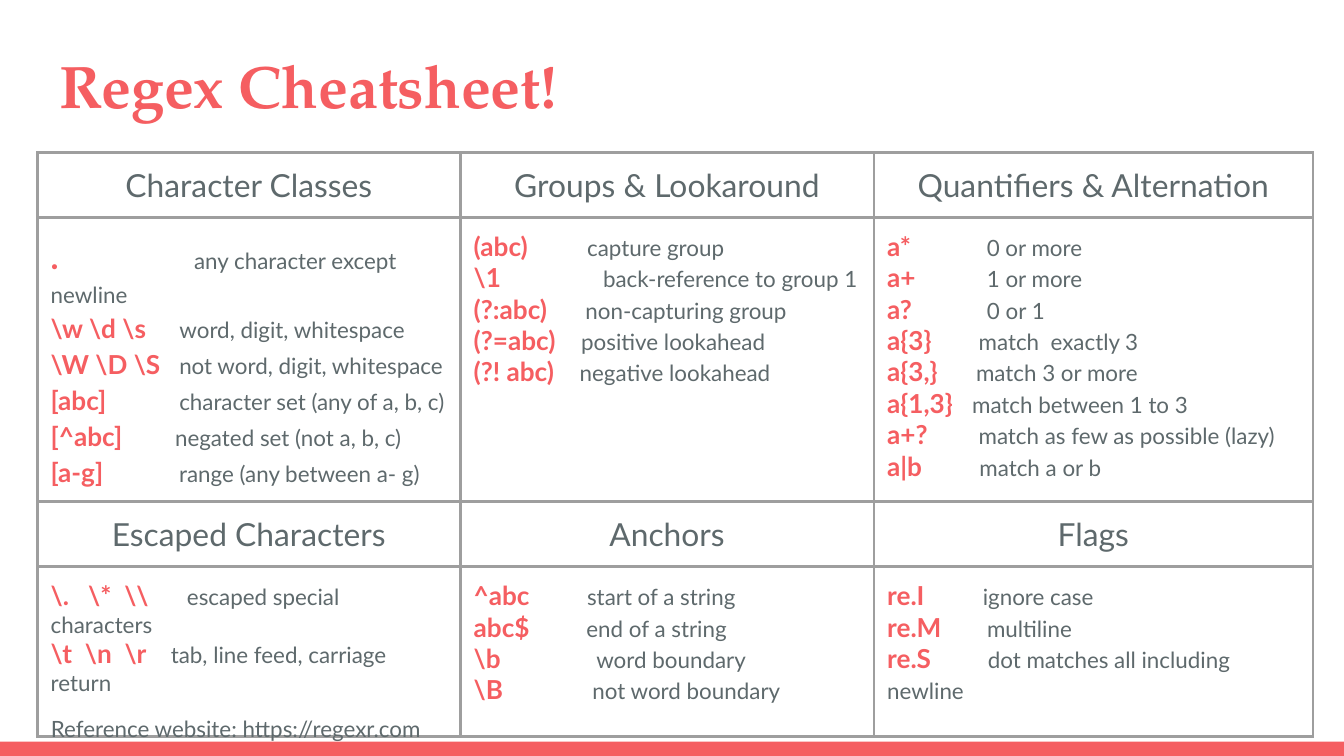
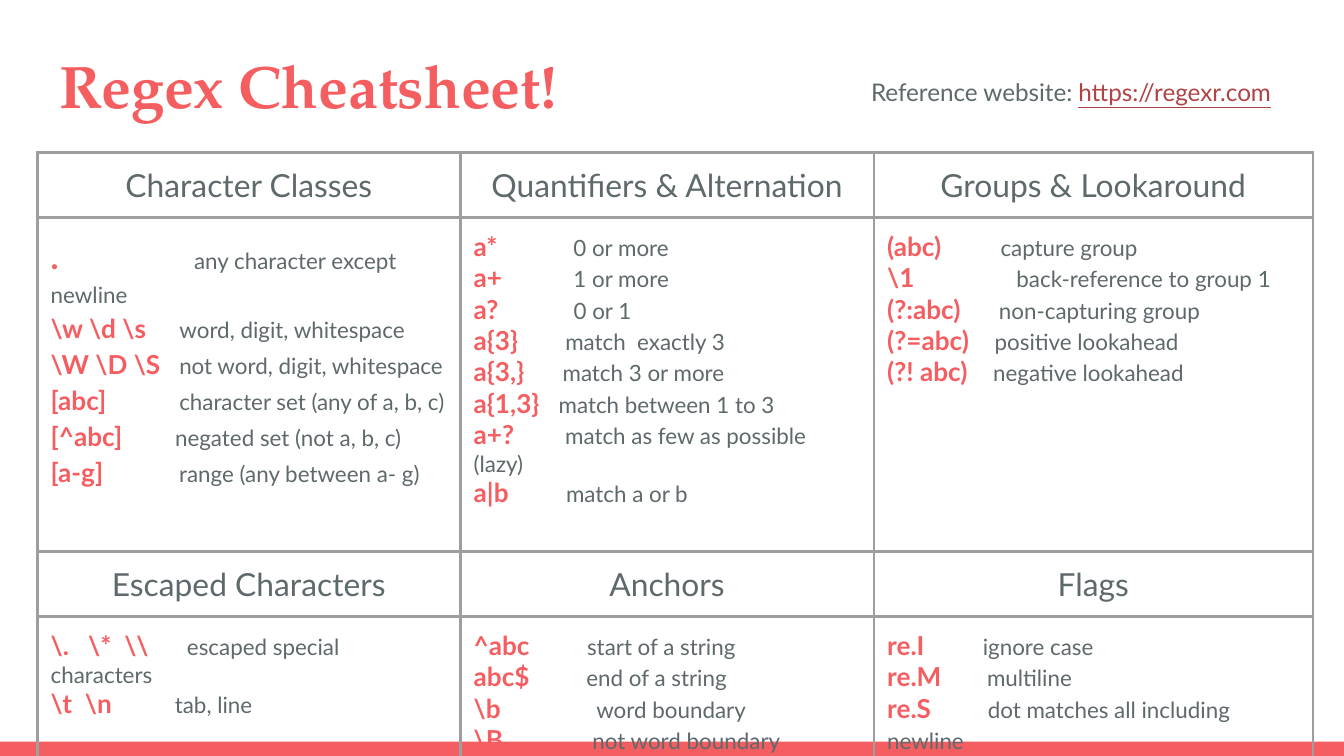
Before and after one commit to cityu-hall2/Workshop2-Spider-on-Python, a slide deck: slide 23 of Build Spider on Cloud.pptx (slide 22 before the commit). Drawn at 1344x756 pixels with LibreOffice and Linux fonts; fonts in the diff are those of the drawing. Boxes give left, top, right and bottom in pixels: in the first picture for what was removed or moved away, otherwise in the second. Text is boxed around its words. In the diff, an @@ line names an element or a change of style, - is before the commit and + after.

Commit message:
update ppt 20171020

```diff
--- a/Build Spider on Cloud.pptx
+++ b/Build Spider on Cloud.pptx
@@ text "Reference website: https://regexr.com": place and size @@
-text "Reference website: https://regexr.com" at box(51, 720, 421, 742)
+text "Reference website: https://regexr.com" at box(871, 83, 1271, 106)
@@ text "Reference website: https://regexr.com" at box(871, 83, 1271, 106): size 12 to 13 pt; text colour #5E696C to #AF4345, underline on in "https://regexr.com" @@
@@ table at box(38, 152, 1314, 756) @@
-row 1, column 2: Groups & Lookaround
+row 1, column 2: Quantifiers & Alternation
-row 1, column 3: Quantifiers & Alternation
+row 1, column 3: Groups & Lookaround
-row 2, column 2: (abc) capture group / \1 back-reference to group 1 / (?:abc) non-capturing group / (?=abc) positive lookahead / (?! abc) negative lookahead
+row 2, column 2: a* 0 or more / a+ 1 or more / a? 0 or 1 / a{3} match exactly 3 / a{3,} match 3 or more / a{1,3} match between 1 to 3 / a+? match as few as possible (lazy) / a|b match a or b
-row 2, column 3: a* 0 or more / a+ 1 or more / a? 0 or 1 / a{3} match exactly 3 / a{3,} match 3 or more / a{1,3} match between 1 to 3 / a+? match as few as possible (lazy) / a|b match a or b
+row 2, column 3: (abc) capture group / \1 back-reference to group 1 / (?:abc) non-capturing group / (?=abc) positive lookahead / (?! abc) negative lookahead
-row 4, column 1: \. \* \\ escaped special characters / \t \n \r tab, line feed, carriage return
+row 4, column 1: \. \* \\ escaped special characters / \t \n tab, line
```
Also in this commit, not shown: 8 other slides changed, 3 slides added, 1 slide removed.
